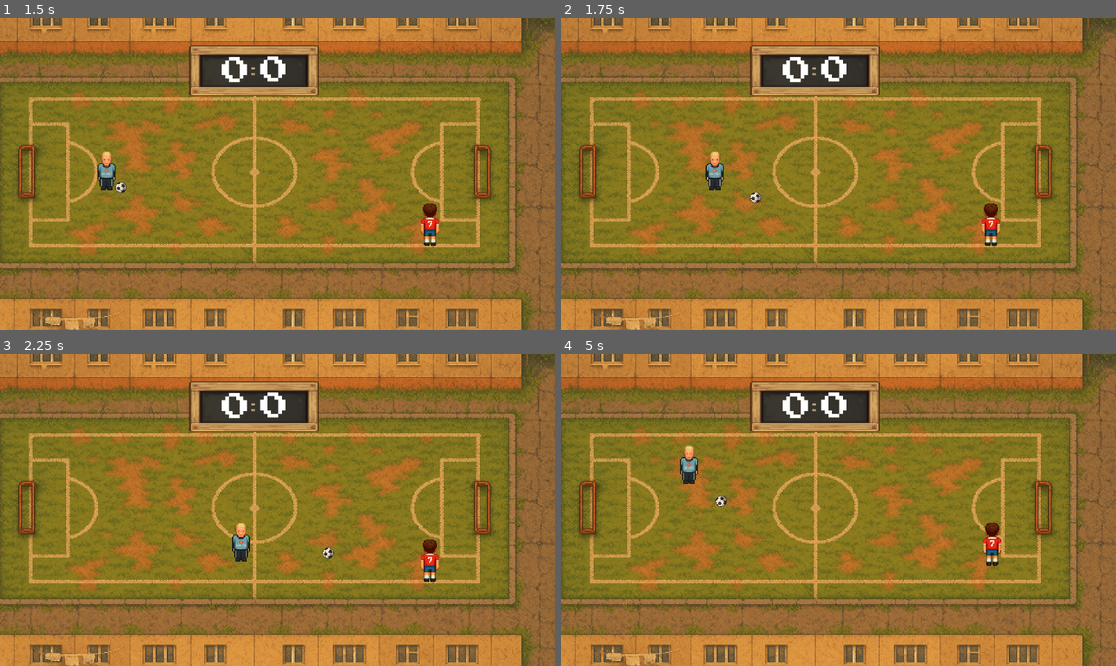
Above: before the commit, frames 1-4 (two rows, left to right).
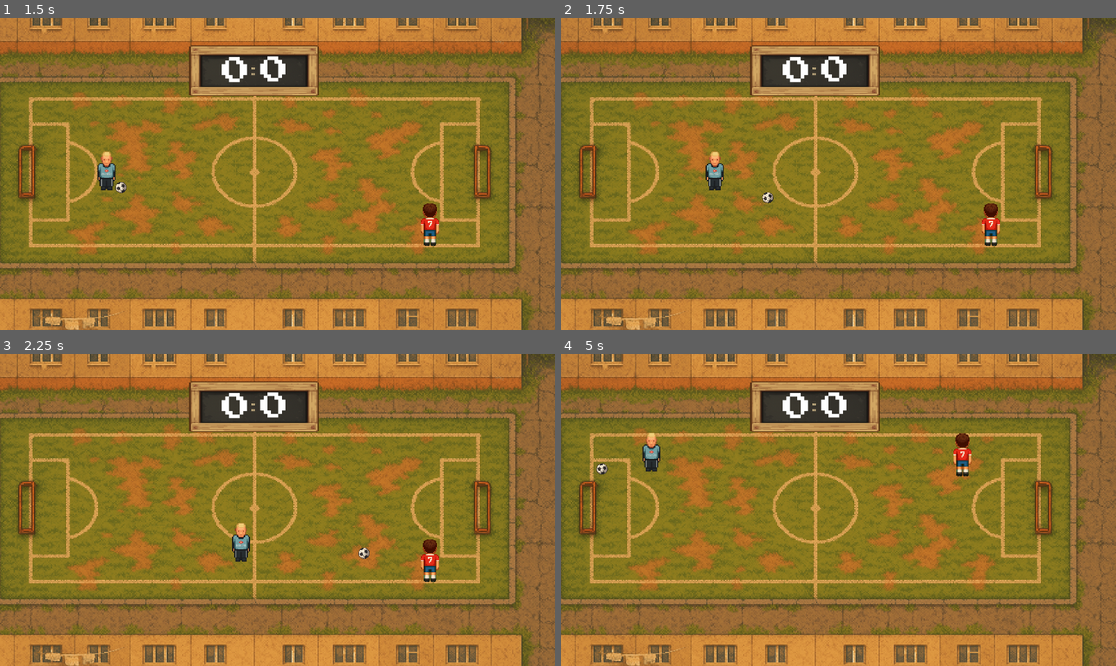
Above: after the commit, the same moments.

Repository: supervi5w4/footballpong
Game: Godot game, scene res://scenes/menu.tscn
The game is run twice, just before and just after one commit, with the same random seed, the same clock (stepped at 60 frames per second) and the same inputs.
Inputs:
- Up to frame 1 (1.5 s): click "Играть" at 0.5 s; hold Right (ui_right) from 1.28 s (still down)
- Up to frame 2 (1.75 s): keep holding Right (ui_right)
- Up to frame 3 (2.25 s): release Right (ui_right) at 2.03 s; hold Down (ui_down) from 2.03 s (still down)
- Up to frame 4 (5 s): release Down (ui_down) at 2.78 s; hold Right (ui_right) 2.78-3.53 s; hold Up (ui_up) 3.53-4.28 s; hold Left (ui_left) from 4.28 s (still down)

Frame 1 is identical in both runs. In frame 2, 0.1% of the frame differs, in the area x 34-39%, y 55-60%; in frame 3, 0.2%; in frame 4, 1.5%, in the area x 6-80%, y 25-68%.
Error before the commit: Invalid call to function 'reflect' in base 'GDScript'. Expected 3 arguments. (res://scenes/player_paddle.gd:83)

Commit message:
Add files via upload

Diff:
--- a/scenes/ai_paddle.gd
+++ b/scenes/ai_paddle.gd
@@ -103,9 +103,7 @@
 				continue
 
 			var normal: Vector2 = col.get_normal()
-			var proj_speed: float = velocity.project(normal).length()
-			var boost: float = proj_speed * 0.0001
-			var info: Dictionary = Utils.reflect(rb.linear_velocity, normal, velocity, boost)
+			var info: Dictionary = Utils.reflect(rb.linear_velocity, normal, velocity)
 
 			if _is_first_hit:
 				var sign_dir: float = sign(rb.global_position.y - _player.global_position.y)
--- a/scenes/player_paddle.gd
+++ b/scenes/player_paddle.gd
@@ -78,9 +78,7 @@
 		var rb := col.get_collider() as RigidBody2D
 		if rb and rb.is_in_group("ball"):
 			var normal: Vector2 = col.get_normal()
-			var proj_speed: float = velocity.project(normal).length()
-			var boost: float = proj_speed * 0.0001
-			var info: Dictionary = Utils.reflect(rb.linear_velocity, normal, velocity, boost)
+			var info: Dictionary = Utils.reflect(rb.linear_velocity, normal, velocity)
 			rb.linear_velocity  = info["vel"]
 			rb.angular_velocity = info["spin"]
 
